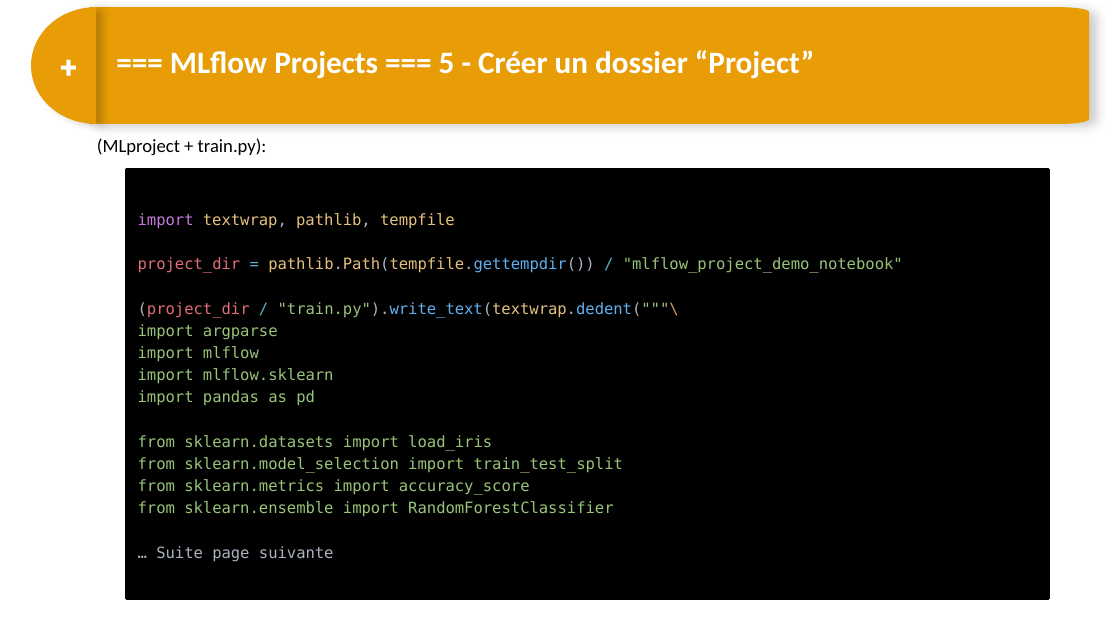
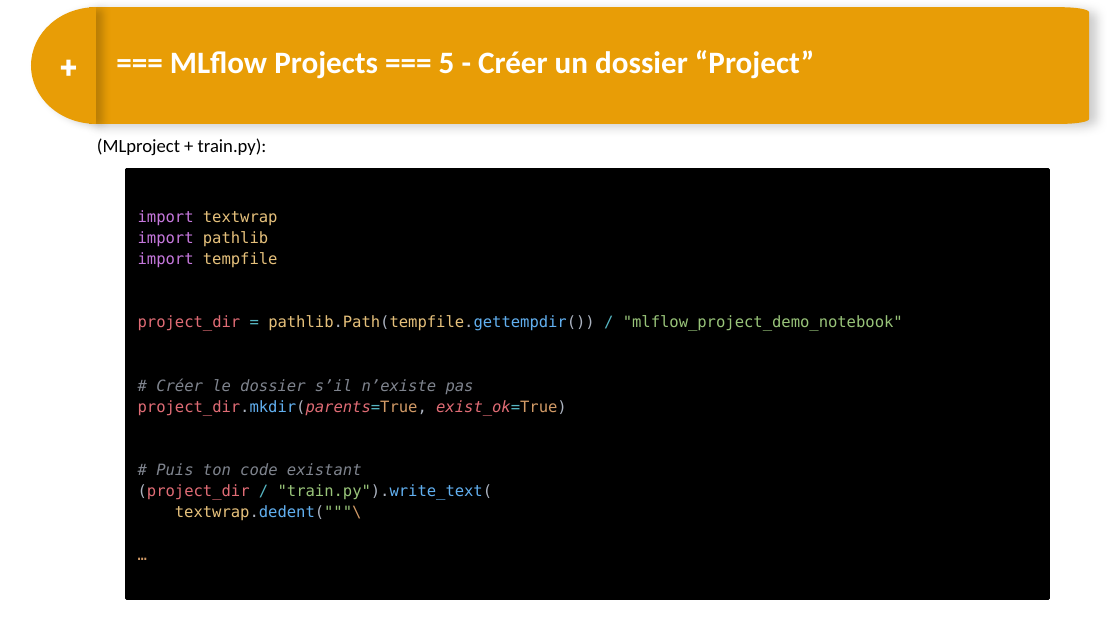
Before and after one commit to DARGOUARCH/spark_formation, a slide deck: slide 11 of 11 - NSparkAvancé - ML Tracking_Project_Model.pptx (slide 10 before the commit). Drawn at 1120x630 pixels with LibreOffice and Linux fonts; fonts in the diff are those of the drawing. Boxes give left, top, right and bottom in pixels: in the first picture for what was removed or moved away, otherwise in the second. Text is boxed around its words. In the diff, an @@ line names an element or a change of style, - is before the commit and + after.

```diff
--- a/11 - NSparkAvancé - ML Tracking_Project_Model.pptx
+++ b/11 - NSparkAvancé - ML Tracking_Project_Model.pptx
@@ text in rectangle at (x1=138, y1=210, x2=278, y2=268): text changed @@
-import textwrap, pathlib, tempfile
+import textwrap
+import pathlib
+import tempfile
@@ text in rectangle at (x1=138, y1=315, x2=903, y2=331): line spacing 14.2pt to 1.13 @@
@@ text in rectangle at (x1=138, y1=378, x2=567, y2=521): text changed; text colour #98C379 to #7F848E @@
-(project_dir / "train.py").write_text(textwrap.dedent("""\
-import argparse
-import mlflow
-import mlflow.sklearn
-import pandas as pd
-from sklearn.datasets import load_iris
-from sklearn.model_selection import train_test_split
-from sklearn.metrics import accuracy_score
-from sklearn.ensemble import RandomForestClassifier
-… Suite page suivante
+# Créer le dossier s’il n’existe pas
+project_dir.mkdir(parents=True, exist_ok=True)
+# Puis ton code existant
+(project_dir / "train.py").write_text(
+textwrap.dedent("""\
+…
```
Also in this commit, not shown: 10 other slides changed, 5 slides added, 1 slide removed.
